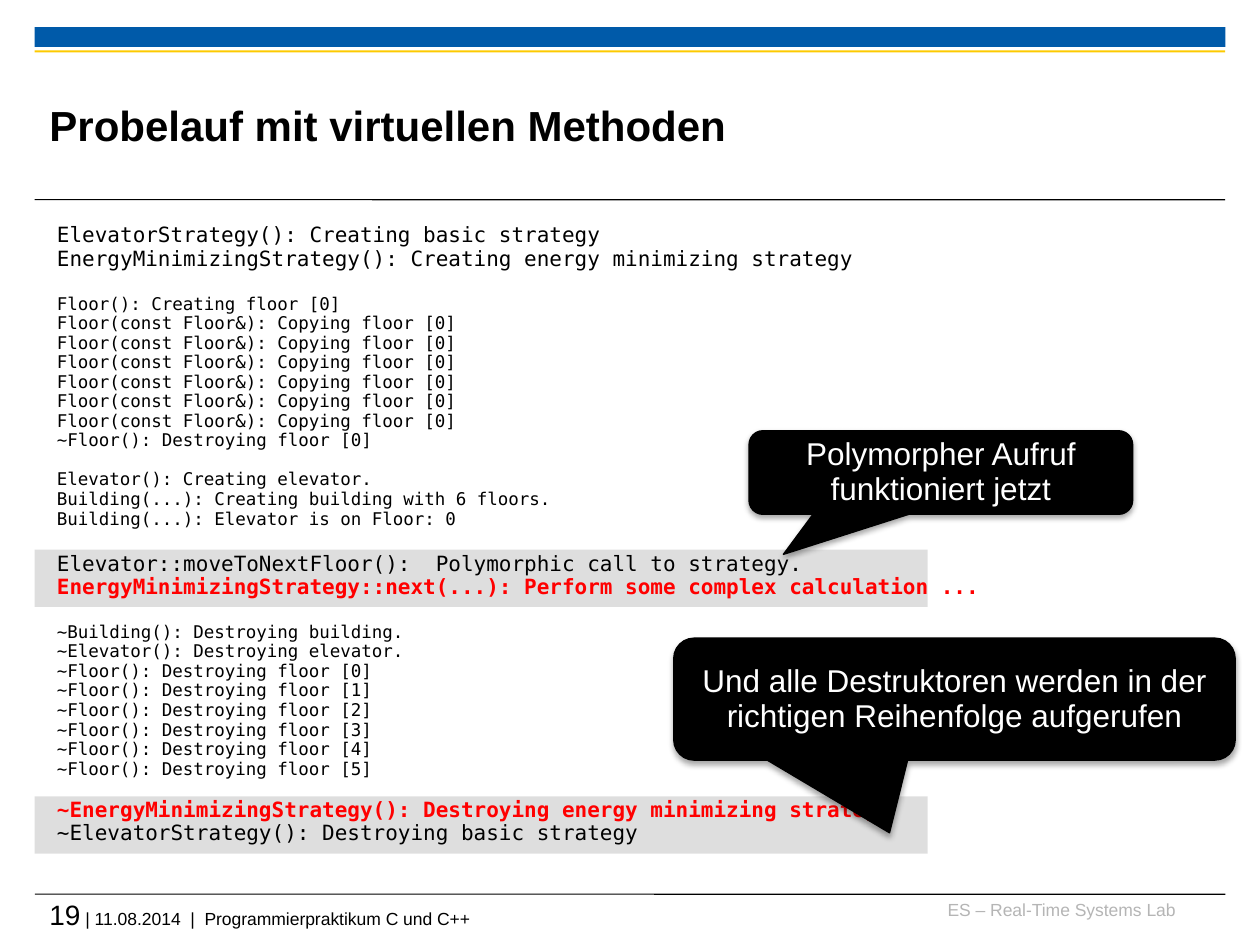
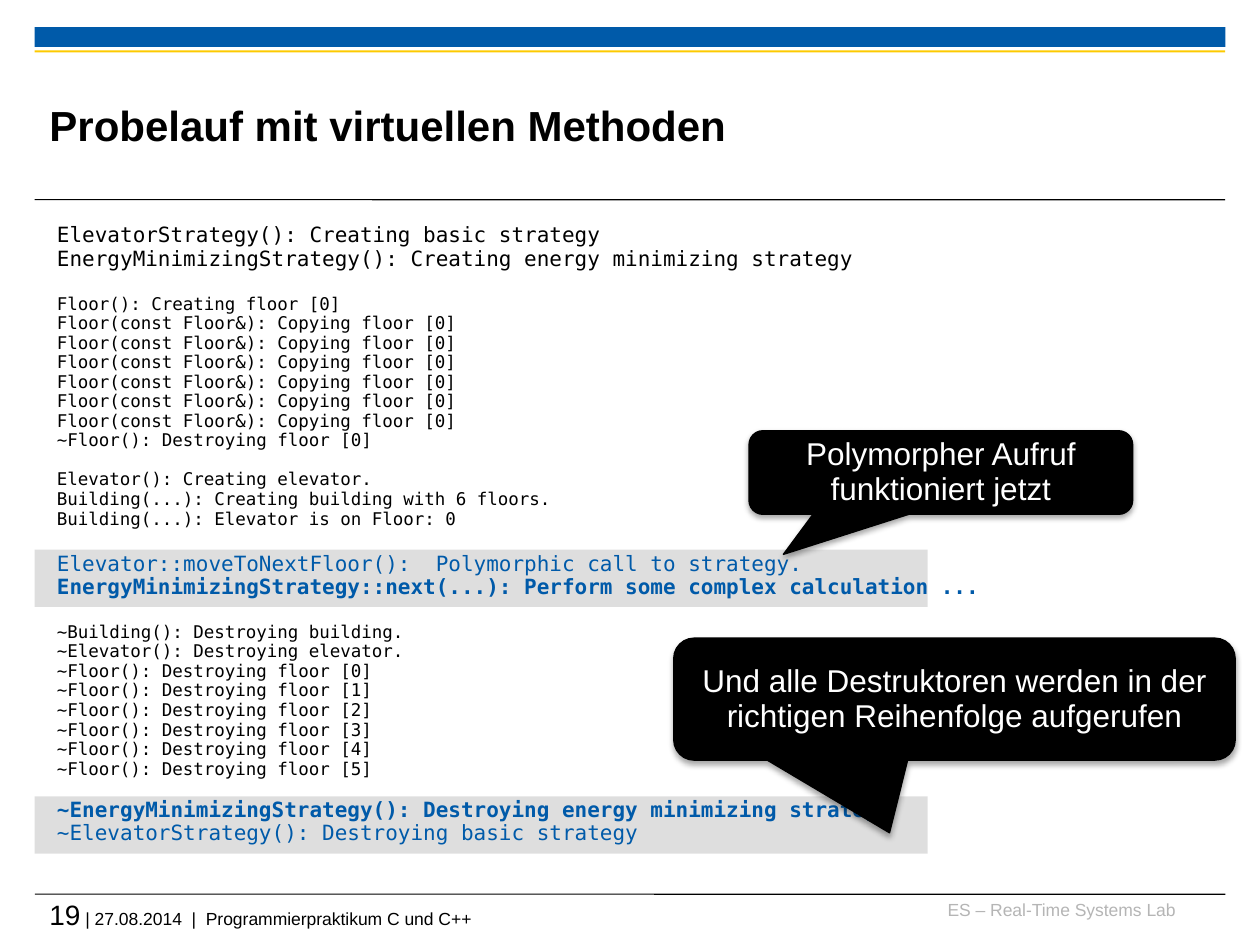
Before and after one commit to h82k/tud-cppp, a slide deck: slide 19 of Vorlesung/3 Vererbung-Polymorphie.pptx. Drawn at 1260x945 pixels with LibreOffice and Linux fonts; fonts in the diff are those of the drawing; background and template pictures are left out. Boxes give left, top, right and bottom in pixels: in the first picture for what was removed or moved away, otherwise in the second. Text is boxed around its words. In the diff, an @@ line names an element or a change of style, - is before the commit and + after.

```diff
--- a/Vorlesung/3 Vererbung-Polymorphie.pptx
+++ b/Vorlesung/3 Vererbung-Polymorphie.pptx
@@ text at [57,554,928,845]: text colour #000000 to #005AA9 in "Elevator::moveToNextFloor(): Polymorphic call to strategy.", "~ElevatorStrategy(): Destroying basic strategy"; text colour #FF0000 to #005AA9 in "EnergyMinimizingStrategy::next(...): Perform some complex ca ...", "~EnergyMinimizingStrategy(): Destroying energy minimizing st ..." @@
@@ text at [49,905,471,929]: text changed @@
-19 | 11.08.2014 | Programmierpraktikum C und C++
+19 | 27.08.2014 | Programmierpraktikum C und C++
```
Also in this commit, not shown: 2 other slides changed, 1 slide added, 5 other files.
